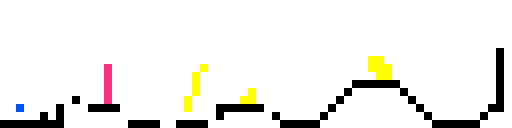
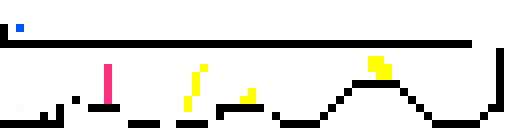
Revision of a layered 512px x 128px image; what changed, layer by layer:
painted on "Ebene 2" over [0, 24, 472, 112]
